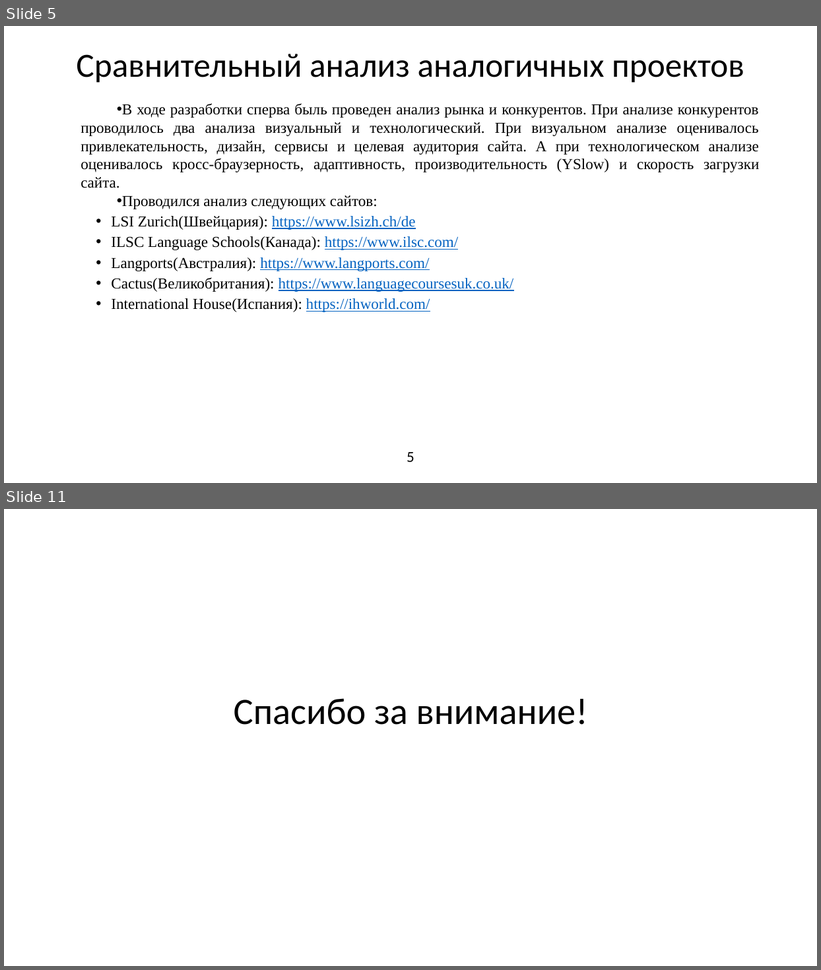
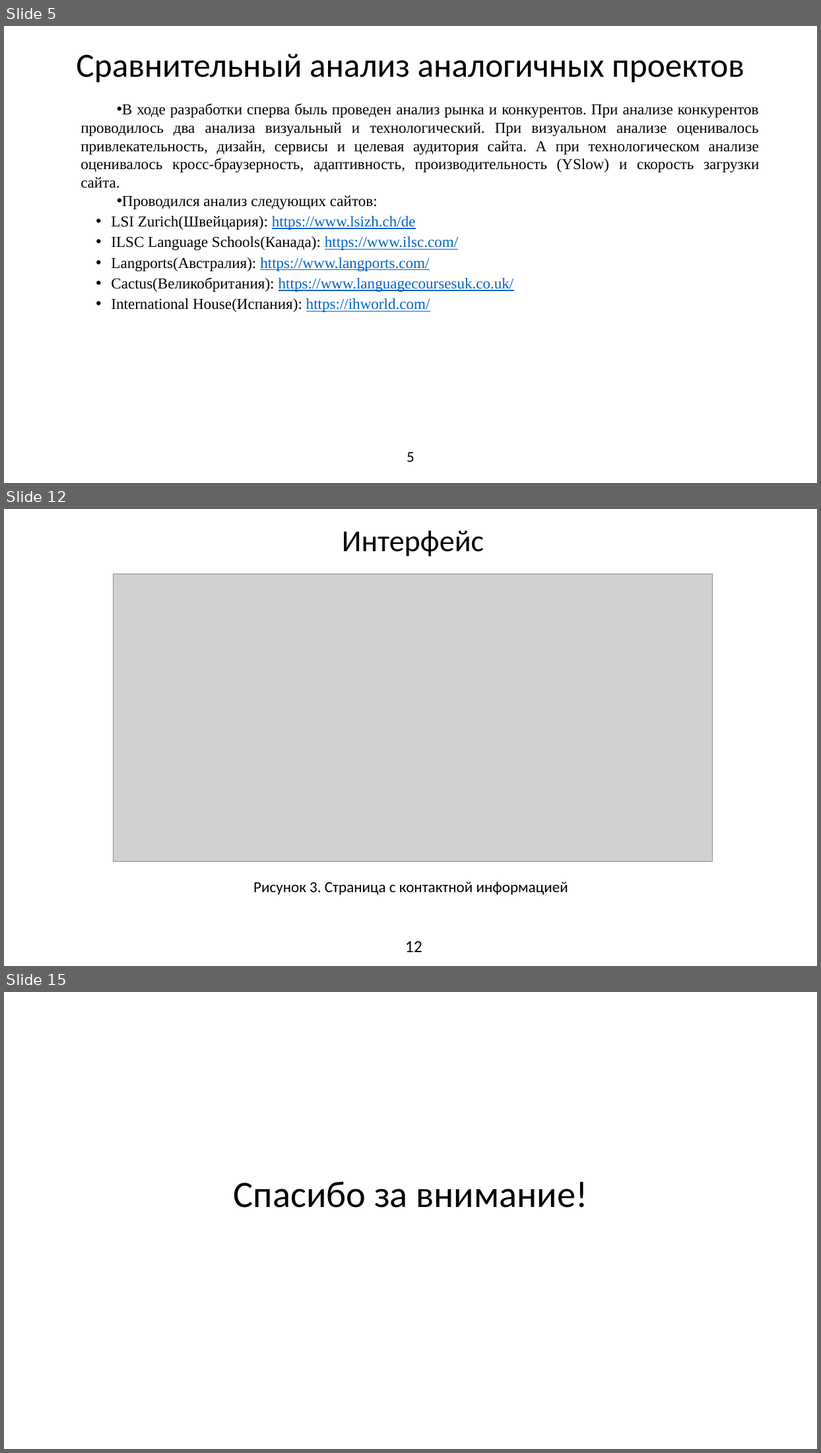
Before and after one commit to DiasEslyamov/github.io, a slide deck: Презентация для экзамена.pptx. Shown one above the other, each under a label of ours: slides 5 and 11 before the commit, slides 5, 12 and 15 after it; the slides between them are not shown. The pictures are 821x970 and 821x1453 pixels, drawn with LibreOffice and Linux fonts; fonts in the diff are those of the drawing; grey boxes stand for pictures. Boxes give left, top, right and bottom in pixels: in the first picture for what was removed or moved away, otherwise in the second. Text is boxed around its words. In the diff, an @@ line names an element or a change of style, - is before the commit and + after.

```diff
--- a/Презентация для экзамена.pptx
+++ b/Презентация для экзамена.pptx
@@ slide 12 added at (4, 509, 817, 966), background #FFFFFF @@
@@ title added at (342, 530, 484, 557), 36 pt, text #000000 @@
+Интерфейс
@@ picture added at (114, 574, 713, 861) @@
@@ text added at (253, 882, 568, 895), 18 pt, text #000000 @@
+Рисунок 3. Страница с контактной информацией
@@ page number added at (405, 941, 422, 953), 20 pt, text #000000 @@
+12
@@ what was slide 11 is now slide 15 @@
```
Also in this commit, not shown: 4 slides changed, 4 other slides added, 1 slide removed.
